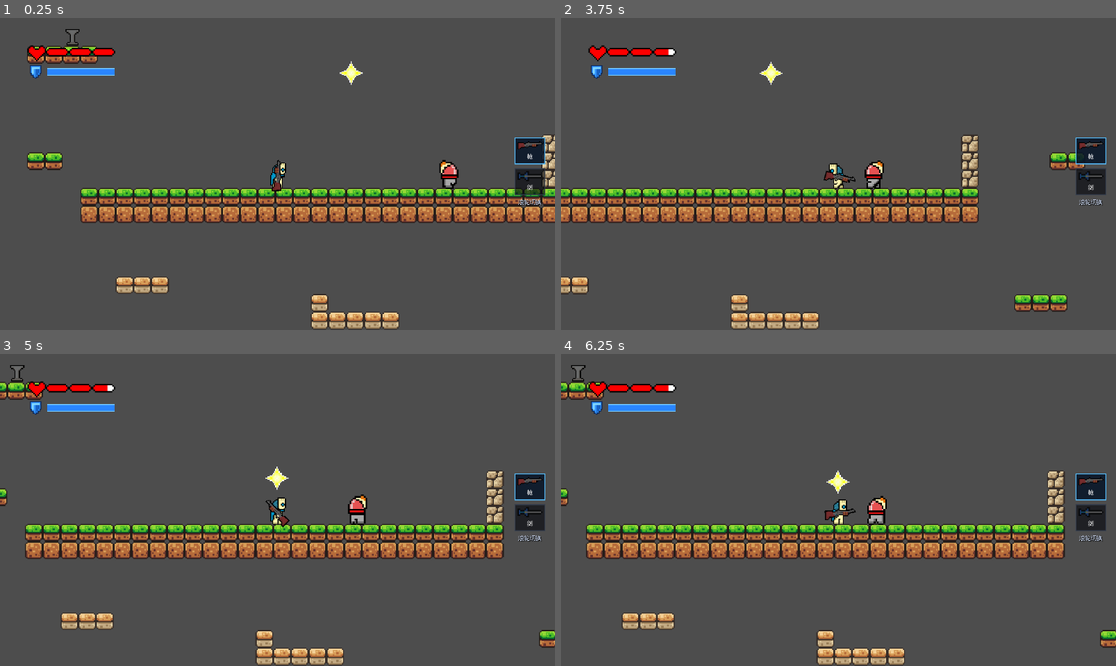
Above: before the commit, frames 1-4 (two rows, left to right).
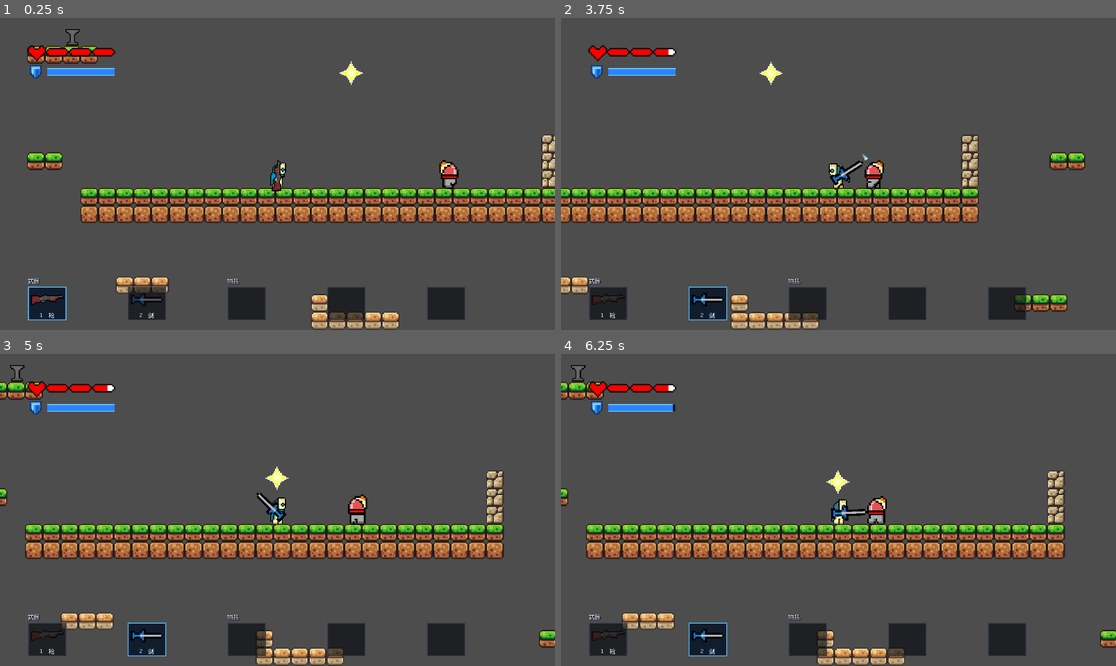
Above: after the commit, the same moments.

Repository: highbanana1/PAS
Game: Godot game, scene res://scene/main.tscn
The game is run twice, just before and just after one commit, with the same random seed, the same clock (stepped at 60 frames per second) and the same inputs.
Inputs (mouse positions are in pixels of both pictures, inside the frame that each line leads up to):
- Up to frame 1 (0.25 s): no input
- Up to frame 2 (3.75 s): tap Enter at 0.5 s; move the mouse to (960, 158) at 0.52 s; hold D (right) 0.53-1.25 s; hold Right mouse button (block) 0.53-1.25 s; click (960, 158) at 0.67 s; tap Space (jump) at 0.77, 1.07 s; tap Shift (dash) at 0.8 s; drag from (727, 189) to (871, 174) at 1.27 s; move the mouse to (894, 105) at 2.02 s; hold D (right) 2.03-2.75 s; hold 1 (weapon_slot_1, bound only after the commit) 2.03-2.75 s; click (894, 105) at 2.1 s; drag from (810, 236) to (710, 67) at 2.77 s; move the mouse to (1005, 220) at 3.52 s; hold A (left) from 3.53 s (still down); hold 2 (weapon_slot_2, bound only after the commit) from 3.53 s (still down); click (1005, 220) at 3.67 s
- Up to frame 3 (5 s): tap Space (jump) at 3.77, 3.8, 4.07 s; release A (left) at 4.25 s; release 2 (weapon_slot_2, bound only after the commit) at 4.25 s; drag from (111, 463) to (194, 432) at 4.27 s
- Up to frame 4 (6.25 s): move the mouse to (866, 510) at 5.02 s; hold S (down) 5.03-5.75 s; hold Right mouse button (block) 5.03-5.75 s; click (866, 510) at 5.17 s; tap Shift (dash) at 5.3 s; drag from (755, 432) to (894, 510) at 5.77 s

The runs differ from the first frame. In frame 1, 4.5% of the frame differs, in the area x 5-99%, y 38-97%; in frame 2, 4.7%; in frame 3, 4.7%; in frame 4, 4.7%.

Commit message:
feat: add bottom hotbar and number-key weapon selection

Diff:
--- a/project.godot
+++ b/project.godot
@@ -83,6 +83,15 @@
 ]
 }
 
+weapon_slot_1={
+"deadzone": 0.2,
+"events": [Object(InputEventKey,"physical_keycode":49,"script":null)]
+}
+weapon_slot_2={
+"deadzone": 0.2,
+"events": [Object(InputEventKey,"physical_keycode":50,"script":null)]
+}
+
 [layer_names]
 
 2d_physics/layer_1="world"
--- a/scene/combat_hud.tscn
+++ b/scene/combat_hud.tscn
@@ -98,84 +98,192 @@
 value = 100.0
 show_percentage = false
 
-[node name="RightBar" type="VBoxContainer" parent="Overlay"]
+[node name="BottomBar" type="HBoxContainer" parent="Overlay"]
+unique_name_in_owner = true
 layout_mode = 1
-anchor_left = 1.0
-anchor_top = 0.5
-anchor_right = 1.0
-anchor_bottom = 0.5
-offset_left = -84.0
-offset_top = -76.0
-offset_right = -20.0
-offset_bottom = 76.0
-grow_horizontal = 0
-grow_vertical = 2
-mouse_filter = 2
-theme_override_constants/separation = 8
-
-[node name="GunSlot" type="PanelContainer" parent="Overlay/RightBar"]
-unique_name_in_owner = true
-custom_minimum_size = Vector2(64, 56)
-layout_mode = 2
+anchor_left = 0.05
+anchor_top = 1.0
+anchor_right = 0.95
+anchor_bottom = 1.0
+offset_top = -94.0
+offset_bottom = -20.0
+grow_horizontal = 2
+grow_vertical = 0
+mouse_filter = 2
+theme_override_constants/separation = 0
+
+[node name="Weapon1" type="VBoxContainer" parent="Overlay/BottomBar"]
+layout_mode = 2
+size_flags_horizontal = 3
+mouse_filter = 2
+theme_override_constants/separation = 4
+
+[node name="Heading" type="Label" parent="Overlay/BottomBar/Weapon1"]
+custom_minimum_size = Vector2(0, 14)
+layout_mode = 2
+mouse_filter = 2
+theme_override_colors/font_color = Color(0.85, 0.9, 1, 1)
+theme_override_colors/font_shadow_color = Color(0, 0, 0, 1)
+theme_override_constants/shadow_offset_x = 1
+theme_override_constants/shadow_offset_y = 1
+theme_override_fonts/font = ExtResource("5_font")
+theme_override_font_sizes/font_size = 12
+text = "武器"
+
+[node name="GunSlot" type="PanelContainer" parent="Overlay/BottomBar/Weapon1"]
+unique_name_in_owner = true
+custom_minimum_size = Vector2(64, 56)
+layout_mode = 2
+size_flags_horizontal = 0
 mouse_filter = 2
 theme_override_styles/panel = SubResource("Style_selected")
 
-[node name="Content" type="VBoxContainer" parent="Overlay/RightBar/GunSlot"]
-layout_mode = 2
-mouse_filter = 2
-theme_override_constants/separation = 4
-
-[node name="GunIcon" type="TextureRect" parent="Overlay/RightBar/GunSlot/Content"]
+[node name="Content" type="VBoxContainer" parent="Overlay/BottomBar/Weapon1/GunSlot"]
+layout_mode = 2
+mouse_filter = 2
+theme_override_constants/separation = 4
+
+[node name="GunIcon" type="TextureRect" parent="Overlay/BottomBar/Weapon1/GunSlot/Content"]
 unique_name_in_owner = true
 custom_minimum_size = Vector2(44, 24)
 layout_mode = 2
+size_flags_vertical = 3
 mouse_filter = 2
 texture = SubResource("Atlas_gun")
 expand_mode = 1
 stretch_mode = 5
 
-[node name="Label" type="Label" parent="Overlay/RightBar/GunSlot/Content"]
-layout_mode = 2
-theme_override_fonts/font = ExtResource("5_font")
-theme_override_font_sizes/font_size = 12
-text = "枪"
+[node name="Label" type="Label" parent="Overlay/BottomBar/Weapon1/GunSlot/Content"]
+layout_mode = 2
+mouse_filter = 2
+theme_override_fonts/font = ExtResource("5_font")
+theme_override_font_sizes/font_size = 12
+text = "1  枪"
 horizontal_alignment = 1
 
-[node name="SwordSlot" type="PanelContainer" parent="Overlay/RightBar"]
-unique_name_in_owner = true
-custom_minimum_size = Vector2(64, 56)
-layout_mode = 2
-mouse_filter = 2
-theme_override_styles/panel = SubResource("Style_idle")
-
-[node name="Content" type="VBoxContainer" parent="Overlay/RightBar/SwordSlot"]
-layout_mode = 2
-mouse_filter = 2
-theme_override_constants/separation = 4
-
-[node name="SwordIcon" type="TextureRect" parent="Overlay/RightBar/SwordSlot/Content"]
+[node name="Weapon2" type="VBoxContainer" parent="Overlay/BottomBar"]
+layout_mode = 2
+size_flags_horizontal = 3
+mouse_filter = 2
+theme_override_constants/separation = 4
+
+[node name="Heading" type="Label" parent="Overlay/BottomBar/Weapon2"]
+custom_minimum_size = Vector2(0, 14)
+layout_mode = 2
+mouse_filter = 2
+theme_override_colors/font_color = Color(0.85, 0.9, 1, 1)
+theme_override_colors/font_shadow_color = Color(0, 0, 0, 1)
+theme_override_constants/shadow_offset_x = 1
+theme_override_constants/shadow_offset_y = 1
+theme_override_fonts/font = ExtResource("5_font")
+theme_override_font_sizes/font_size = 12
+text = ""
+
+[node name="SwordSlot" type="PanelContainer" parent="Overlay/BottomBar/Weapon2"]
+unique_name_in_owner = true
+custom_minimum_size = Vector2(64, 56)
+layout_mode = 2
+size_flags_horizontal = 0
+mouse_filter = 2
+theme_override_styles/panel = SubResource("Style_idle")
+
+[node name="Content" type="VBoxContainer" parent="Overlay/BottomBar/Weapon2/SwordSlot"]
+layout_mode = 2
+mouse_filter = 2
+theme_override_constants/separation = 4
+
+[node name="SwordIcon" type="TextureRect" parent="Overlay/BottomBar/Weapon2/SwordSlot/Content"]
 unique_name_in_owner = true
 custom_minimum_size = Vector2(44, 24)
 layout_mode = 2
+size_flags_vertical = 3
 mouse_filter = 2
 texture = SubResource("Atlas_sword")
 expand_mode = 1
 stretch_mode = 5
 
-[node name="Label" type="Label" parent="Overlay/RightBar/SwordSlot/Content"]
-layout_mode = 2
-theme_override_fonts/font = ExtResource("5_font")
-theme_override_font_sizes/font_size = 12
-text = "剑"
+[node name="Label" type="Label" parent="Overlay/BottomBar/Weapon2/SwordSlot/Content"]
+layout_mode = 2
+mouse_filter = 2
+theme_override_fonts/font = ExtResource("5_font")
+theme_override_font_sizes/font_size = 12
+text = "2  剑"
 horizontal_alignment = 1
 
-[node name="Hint" type="Label" parent="Overlay/RightBar"]
-layout_mode = 2
-theme_override_colors/font_color = Color(0.8, 0.85, 0.95, 1)
-theme_override_colors/font_shadow_color = Color(0, 0, 0, 1)
-theme_override_constants/shadow_offset_x = 1
-theme_override_constants/shadow_offset_y = 1
-theme_override_fonts/font = ExtResource("5_font")
-theme_override_font_sizes/font_size = 12
-text = "滚轮切换"
-horizontal_alignment = 1
+[node name="Item1" type="VBoxContainer" parent="Overlay/BottomBar"]
+layout_mode = 2
+size_flags_horizontal = 3
+mouse_filter = 2
+theme_override_constants/separation = 4
+
+[node name="Heading" type="Label" parent="Overlay/BottomBar/Item1"]
+custom_minimum_size = Vector2(0, 14)
+layout_mode = 2
+mouse_filter = 2
+theme_override_colors/font_color = Color(0.85, 0.9, 1, 1)
+theme_override_colors/font_shadow_color = Color(0, 0, 0, 1)
+theme_override_constants/shadow_offset_x = 1
+theme_override_constants/shadow_offset_y = 1
+theme_override_fonts/font = ExtResource("5_font")
+theme_override_font_sizes/font_size = 12
+text = "物品"
+
+[node name="ItemSlot1" type="PanelContainer" parent="Overlay/BottomBar/Item1"]
+unique_name_in_owner = true
+custom_minimum_size = Vector2(64, 56)
+layout_mode = 2
+size_flags_horizontal = 0
+mouse_filter = 2
+theme_override_styles/panel = SubResource("Style_idle")
+
+[node name="Item2" type="VBoxContainer" parent="Overlay/BottomBar"]
+layout_mode = 2
+size_flags_horizontal = 3
+mouse_filter = 2
+theme_override_constants/separation = 4
+
+[node name="Heading" type="Label" parent="Overlay/BottomBar/Item2"]
+custom_minimum_size = Vector2(0, 14)
+layout_mode = 2
+mouse_filter = 2
+theme_override_colors/font_color = Color(0.85, 0.9, 1, 1)
+theme_override_colors/font_shadow_color = Color(0, 0, 0, 1)
+theme_override_constants/shadow_offset_x = 1
+theme_override_constants/shadow_offset_y = 1
+theme_override_fonts/font = ExtResource("5_font")
+theme_override_font_sizes/font_size = 12
+text = ""
+
+[node name="ItemSlot2" type="PanelContainer" parent="Overlay/BottomBar/Item2"]
+unique_name_in_owner = true
+custom_minimum_size = Vector2(64, 56)
+layout_mode = 2
+size_flags_horizontal = 0
+mouse_filter = 2
+theme_override_styles/panel = SubResource("Style_idle")
+
+[node name="Item3" type="VBoxContainer" parent="Overlay/BottomBar"]
+layout_mode = 2
+size_flags_horizontal = 3
+mouse_filter = 2
+theme_override_constants/separation = 4
+
+[node name="Heading" type="Label" parent="Overlay/BottomBar/Item3"]
+custom_minimum_size = Vector2(0, 14)
+layout_mode = 2
+mouse_filter = 2
+theme_override_colors/font_color = Color(0.85, 0.9, 1, 1)
+theme_override_colors/font_shadow_color = Color(0, 0, 0, 1)
+theme_override_constants/shadow_offset_x = 1
+theme_override_constants/shadow_offset_y = 1
+theme_override_fonts/font = ExtResource("5_font")
+theme_override_font_sizes/font_size = 12
+text = ""
+
+[node name="ItemSlot3" type="PanelContainer" parent="Overlay/BottomBar/Item3"]
+unique_name_in_owner = true
+custom_minimum_size = Vector2(64, 56)
+layout_mode = 2
+size_flags_horizontal = 0
+mouse_filter = 2
+theme_override_styles/panel = SubResource("Style_idle")
--- a/scene/script/combat_hud.gd
+++ b/scene/script/combat_hud.gd
@@ -6,6 +6,19 @@
 @onready var guard_bar: ProgressBar = %GuardBar
 @onready var gun_slot: PanelContainer = %GunSlot
 @onready var sword_slot: PanelContainer = %SwordSlot
+@onready var _bottom_bar: HBoxContainer = %BottomBar
+
+func _ready() -> void:
+	get_viewport().size_changed.connect(_resize_hotbar)
+	_resize_hotbar()
+
+func _resize_hotbar() -> void:
+	var width := clampf(roundf(get_viewport().get_visible_rect().size.x * 0.1), 56.0, 80.0)
+	var height := roundf(width * 0.875)
+	for slot: Control in [gun_slot, sword_slot, %ItemSlot1, %ItemSlot2, %ItemSlot3]:
+		slot.custom_minimum_size = Vector2(width, height)
+	_bottom_bar.offset_top = -20.0 - height - 18.0
+
 
 func bind_player(player: Node2D) -> void:
 	bind_actor(player)
--- a/scene/script/components/local_combat_input.gd
+++ b/scene/script/components/local_combat_input.gd
@@ -16,6 +16,13 @@
 
 func handle_event(event: InputEvent) -> bool:
 	if not enabled(): return false
+	if event is InputEventKey and event.echo: return false
+	if event.is_action_pressed("weapon_slot_1"):
+		if controller.current_weapon != 0: controller.equip_weapon(0)
+		return true
+	if event.is_action_pressed("weapon_slot_2"):
+		if controller.current_weapon != 1: controller.equip_weapon(1)
+		return true
 	if event.is_action_pressed("weapon_next"):
 		controller.cycle_weapon(1)
 		return true
--- /dev/null
+++ b/tests/test_weapon_number_keys.gd
@@ -0,0 +1,43 @@
+extends SceneTree
+var failures: Array[String] = []
+func _initialize() -> void: run.call_deferred()
+func check(ok: bool, text: String) -> void:
+	print(("PASS: " if ok else "FAIL: ") + text)
+	if not ok: failures.append(text)
+func key(code: Key, pressed: bool = true, echo: bool = false) -> InputEventKey:
+	var event := InputEventKey.new()
+	event.physical_keycode = code
+	event.pressed = pressed
+	event.echo = echo
+	return event
+func run() -> void:
+	var player = load("res://scene/maincharac.tscn").instantiate()
+	root.add_child(player); player.set_physics_process(false)
+	var weapons = player.get_weapon_controller()
+	weapons.set_process(false)
+	weapons._unhandled_input(key(KEY_2))
+	check(weapons.current_weapon == 1 and player.get_node("Sword").active and not player.get_node("gun").active, "Physical key 2 selects only the sword")
+	weapons._unhandled_input(key(KEY_1))
+	check(weapons.current_weapon == 0 and player.get_node("gun").active and not player.get_node("Sword").active, "Physical key 1 selects only the gun")
+	weapons.equip_weapon(1)
+	weapons.attack(Vector2.RIGHT)
+	weapons._unhandled_input(key(KEY_2,true,true))
+	check(player.get_node("Sword").is_swinging, "Held number key repeat cannot cancel a swing")
+	weapons._unhandled_input(key(KEY_1,false))
+	check(weapons.current_weapon == 1, "Number-key release does not switch equipment")
+	weapons.equip_weapon(0)
+	player.is_dead = true
+	weapons._unhandled_input(key(KEY_2))
+	check(weapons.current_weapon == 0, "Dead actor ignores number selection")
+	player.is_dead = false
+	player.is_locally_controlled = false
+	weapons._unhandled_input(key(KEY_2))
+	check(weapons.current_weapon == 0, "Remote actor ignores local number selection")
+	player.is_locally_controlled = true
+	var wheel := InputEventMouseButton.new()
+	wheel.button_index = MOUSE_BUTTON_WHEEL_DOWN; wheel.pressed = true
+	weapons._unhandled_input(wheel)
+	check(weapons.current_weapon == 1, "Mouse wheel selection remains available")
+	player.free()
+	print("RESULT: ", failures.size(), " failures")
+	quit(0 if failures.is_empty() else 1)
Not shown, added: tests/test_weapon_number_keys.gd.uid
Not shown, changed: docs/gameplay-components.md
